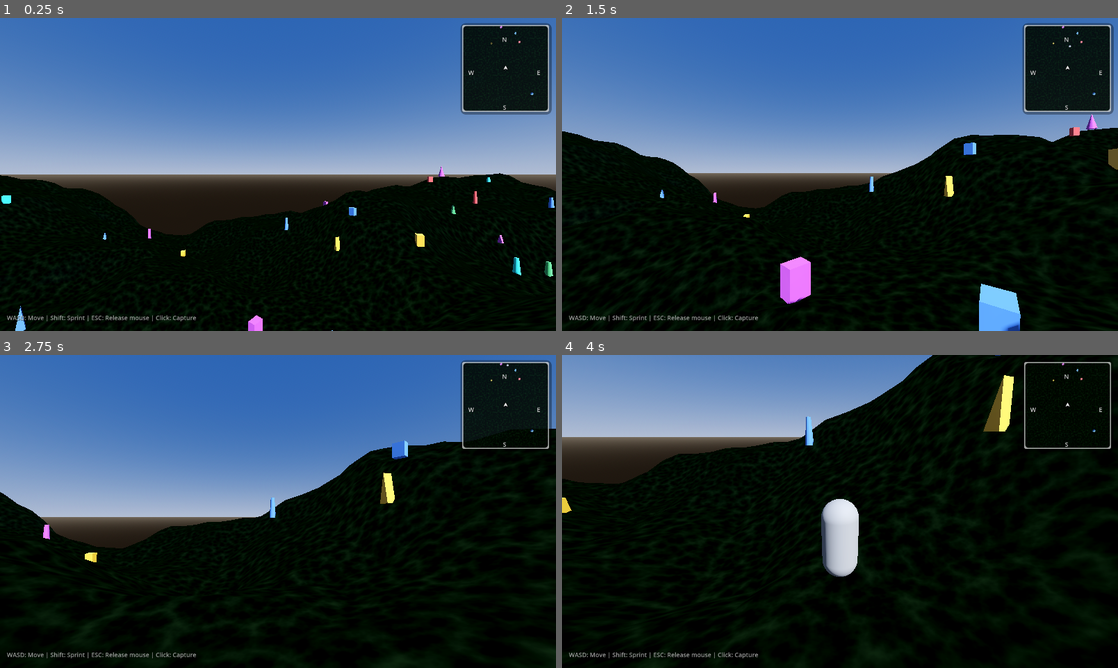
Above: before the commit, frames 1-4 (two rows, left to right).
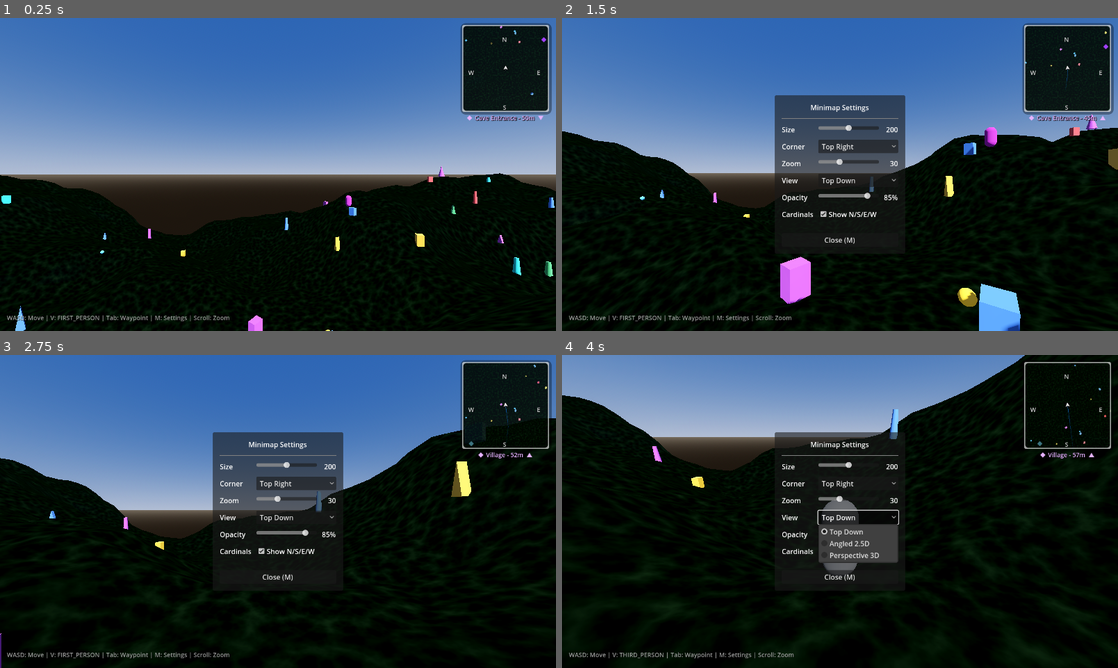
Above: after the commit, the same moments.

Repository: graydwarf/nibble-minimap-gold
Game: Godot game, scene res://scenes/main/main.tscn
Same seed, same stepped clock (60 frames per second), same inputs: the game is played once before the commit and once after it.
Inputs (mouse positions are in pixels of both pictures, inside the frame that each line leads up to):
- Up to frame 1 (0.25 s): no input
- Up to frame 2 (1.5 s): tap Enter at 0.5 s; move the mouse to (867, 174) at 0.52 s; hold Shift (sprint) 0.53-1.28 s; hold W (move_forward) from 0.53 s (still down); click (867, 174) at 0.67 s; move the mouse to (812, 174) at 1.27 s; tap M at 1.35 s
- Up to frame 3 (2.75 s): keep holding W (move_forward); move the mouse to (289, 505) at 2.02 s; tap Tab at 2.1 s
- Up to frame 4 (4 s): keep holding W (move_forward); move the mouse to (834, 517) at 2.77 s; tap V at 2.85 s; click (834, 517) at 2.92 s; move the mouse to (878, 514) at 3.52 s; hold Shift (sprint) from 3.53 s (still down)

The runs differ from the first frame. In frame 1, 0.5% of the frame differs, in the area x 9-99%, y 3-100%; in frame 2, 7.6%; in frame 3, 14%; in frame 4, 14%, in the area x 0-100%, y 0-99%.
Error before the commit: Parse Error: Cannot infer the type of "marker_id" variable because the value doesn't have a set type. (res://scenes/main/main.gd:97)

Commit message:
Fix type inference for marker_id

Diff:
--- a/scenes/main/main.gd
+++ b/scenes/main/main.gd
@@ -94,7 +94,7 @@
 	collectible.global_position = spawn_pos
 
 	# Add tracked marker for this collectible
-	var marker_id := minimap.add_tracked_marker(collectible, "loot")
+	var marker_id: int = minimap.add_tracked_marker(collectible, "loot")
 	collectibles[collectible] = marker_id
 
 	# Connect collection signal
